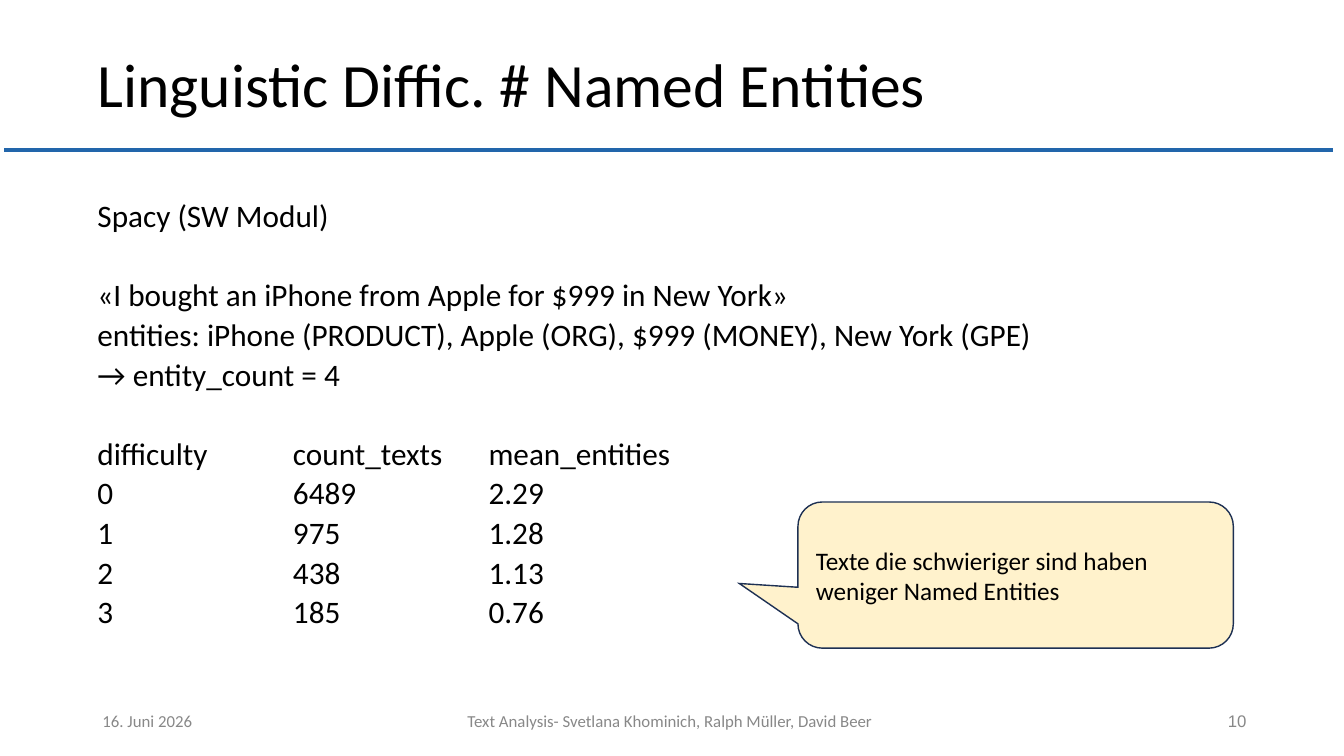
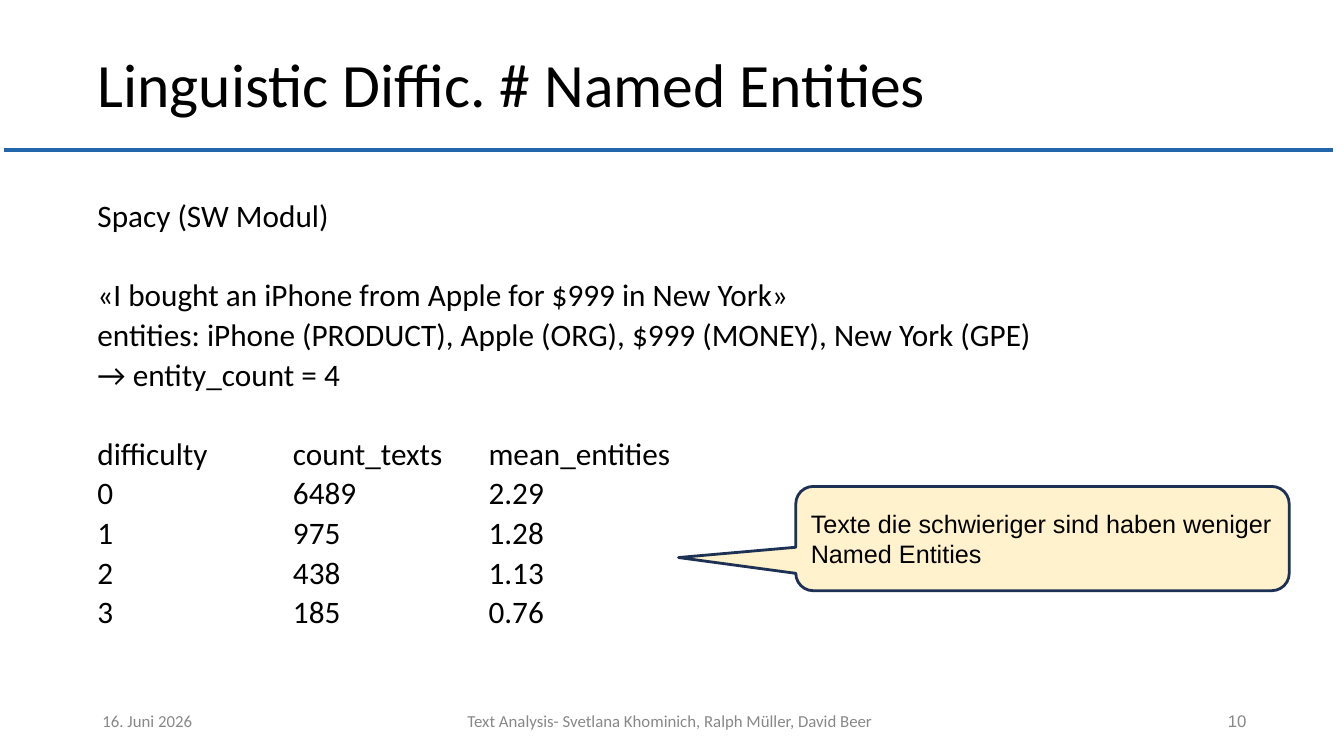
Before and after one commit to muellR/text_analysis, a slide deck: slide 10 of presentation/ln_text_analysis.pptx. Drawn at 1344x756 pixels with LibreOffice and Linux fonts; fonts in the diff are those of the drawing; background and template pictures are left out. Boxes give left, top, right and bottom in pixels: in the first picture for what was removed or moved away, otherwise in the second. Text is boxed around its words. In the diff, an @@ line names an element or a change of style, - is before the commit and + after.

```diff
--- a/presentation/ln_text_analysis.pptx
+++ b/presentation/ln_text_analysis.pptx
@@ freeform shape removed at [739, 502, 1233, 648] @@
@@ rounded speech box "Texte die schwieriger sind haben ...": place and size @@
-rounded speech box "Texte die schwieriger sind haben ..." at [816, 552, 1147, 605]
+rounded speech box "Texte die schwieriger sind haben ..." at [797, 487, 1291, 591]
@@ rounded speech box "Texte die schwieriger sind haben ..." at [797, 487, 1291, 591]: font Calibri to Arial; fill none to #FFF2CC; outline none to #1E3256 2 pt @@
```
Also in this commit, not shown: 6 other slides changed.
